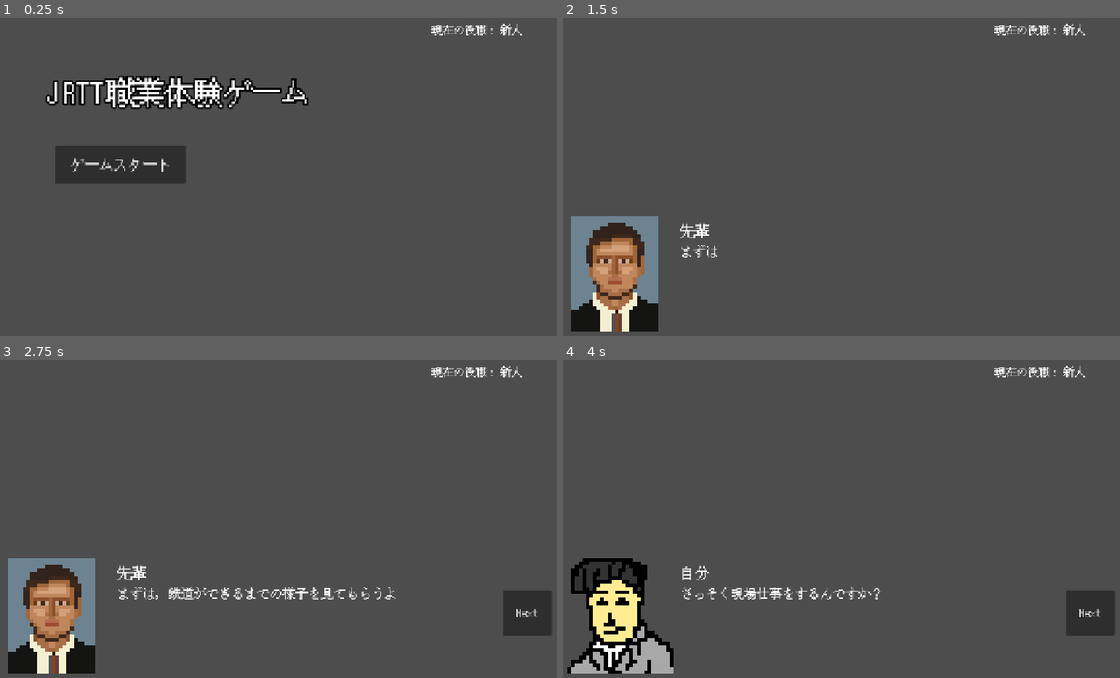
Above: before the commit, frames 1-4 (two rows, left to right).
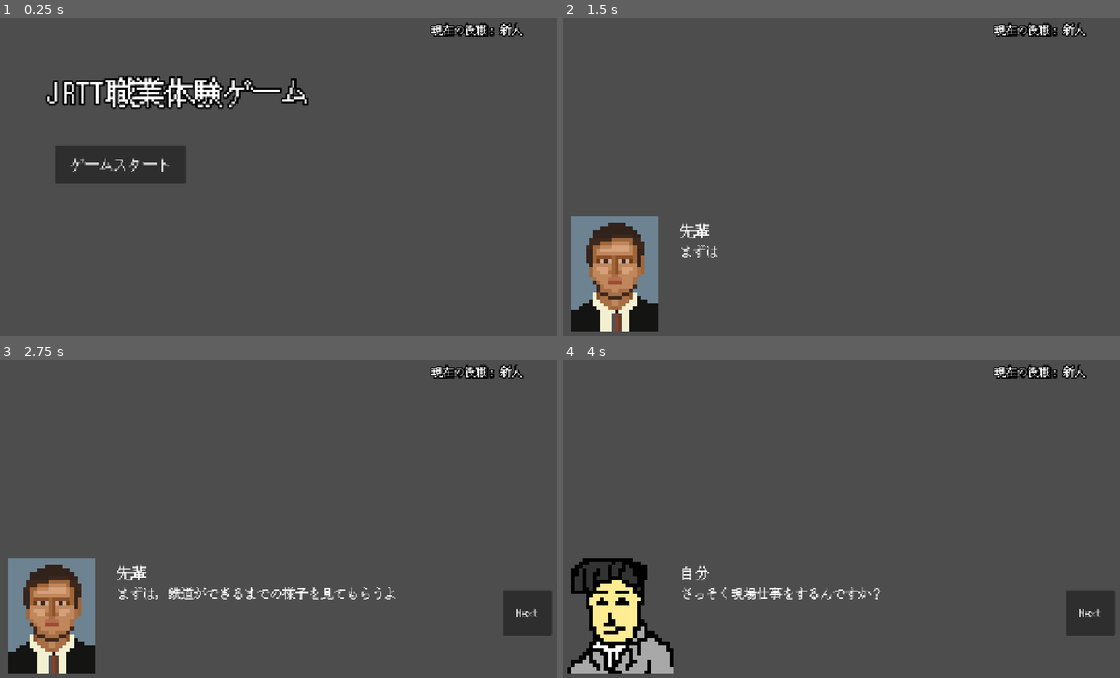
Above: after the commit, the same moments.

Repository: tatsuki-s/kosen-incol-chal-ver7
Game: Godot game, scene res://title.tscn
The game is run twice, just before and just after one commit, with the same random seed, the same clock (stepped at 60 frames per second) and the same inputs.
Inputs (mouse positions are in pixels of both pictures, inside the frame that each line leads up to):
- Up to frame 1 (0.25 s): no input
- Up to frame 2 (1.5 s): click "ゲームスタート" at 0.5 s; click "Next" at 1.25 s
- Up to frame 3 (2.75 s): move the mouse to (406, 499) at 2.02 s; click (406, 499) at 2.17 s
- Up to frame 4 (4 s): click "Next" at 2.75 s; drag from (724, 534) to (813, 582) at 3.52 s

The runs differ from the first frame. In frame 1, 0.4% of the frame differs, in the area x 77-94%, y 1-6%; in frame 2, 0.4%; in frame 3, 0.4%; in frame 4, 0.4%.

Commit message:
ドラッグゲーム中にレベルが見えない問題を修正

Diff:
--- a/common.tscn
+++ b/common.tscn
@@ -11,6 +11,7 @@
 offset_top = 13.0
 offset_right = 1272.0
 offset_bottom = 65.0
+theme_override_constants/outline_size = 12
 theme_override_fonts/font = ExtResource("1_fcr1k")
 theme_override_font_sizes/font_size = 24
 vertical_alignment = 1
@@ -21,6 +22,7 @@
 offset_top = 15.0
 offset_right = 1123.0
 offset_bottom = 65.0
+theme_override_constants/outline_size = 12
 theme_override_fonts/font = ExtResource("1_fcr1k")
 theme_override_font_sizes/font_size = 24
 text = "現在の役職："
Not shown, changed: export_presets.cfg
